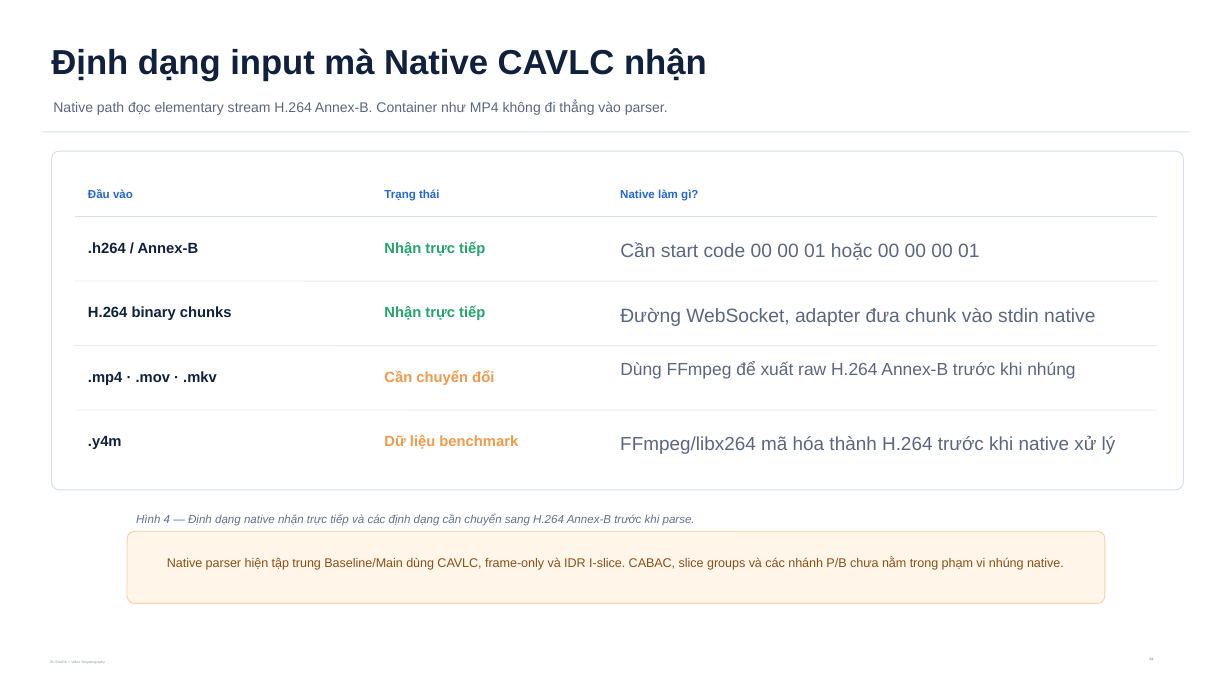
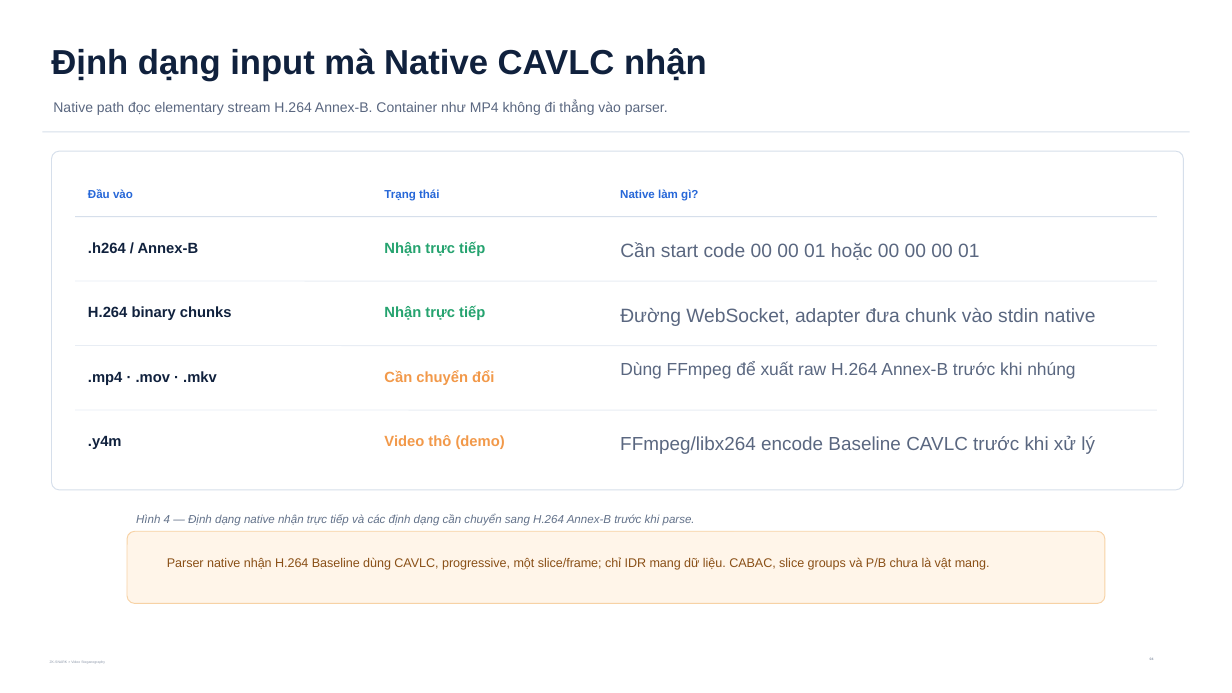
Before and after one commit to Saudadeeee/zk-snark-X-Steganography, a slide deck: slide 4 of VideoLevel/output/presentations/zkstego_computerphile_style_explainer_v24.pptx. Drawn at 1232x693 pixels with LibreOffice and Linux fonts; fonts in the diff are those of the drawing. Boxes give left, top, right and bottom in pixels: in the first picture for what was removed or moved away, otherwise in the second. Text is boxed around its words. In the diff, an @@ line names an element or a change of style, - is before the commit and + after.

```diff
--- a/VideoLevel/output/presentations/zkstego_computerphile_style_explainer_v24.pptx
+++ b/VideoLevel/output/presentations/zkstego_computerphile_style_explainer_v24.pptx
@@ text at <box>384,435,505,449</box>: text changed @@
-Dữ liệu benchmark
+Video thô (demo)
@@ text at <box>620,436,1095,454</box>: text changed @@
-FFmpeg/libx264 mã hóa thành H.264 trước khi native xử lý
+FFmpeg/libx264 encode Baseline CAVLC trước khi xử lý
@@ text at <box>167,557,990,570</box>: text changed @@
-Native parser hiện tập trung Baseline/Main dùng CAVLC, frame-only và IDR I-slice. CABAC, slice groups và các nhánh P/B chưa nằm trong phạm vi nhúng native.
+Parser native nhận H.264 Baseline dùng CAVLC, progressive, một slice/frame; chỉ IDR mang dữ liệu. CABAC, slice groups và P/B chưa là vật mang.
```
Also in this commit, not shown: 15 other slides changed, 1 slide added, 1 other file.
